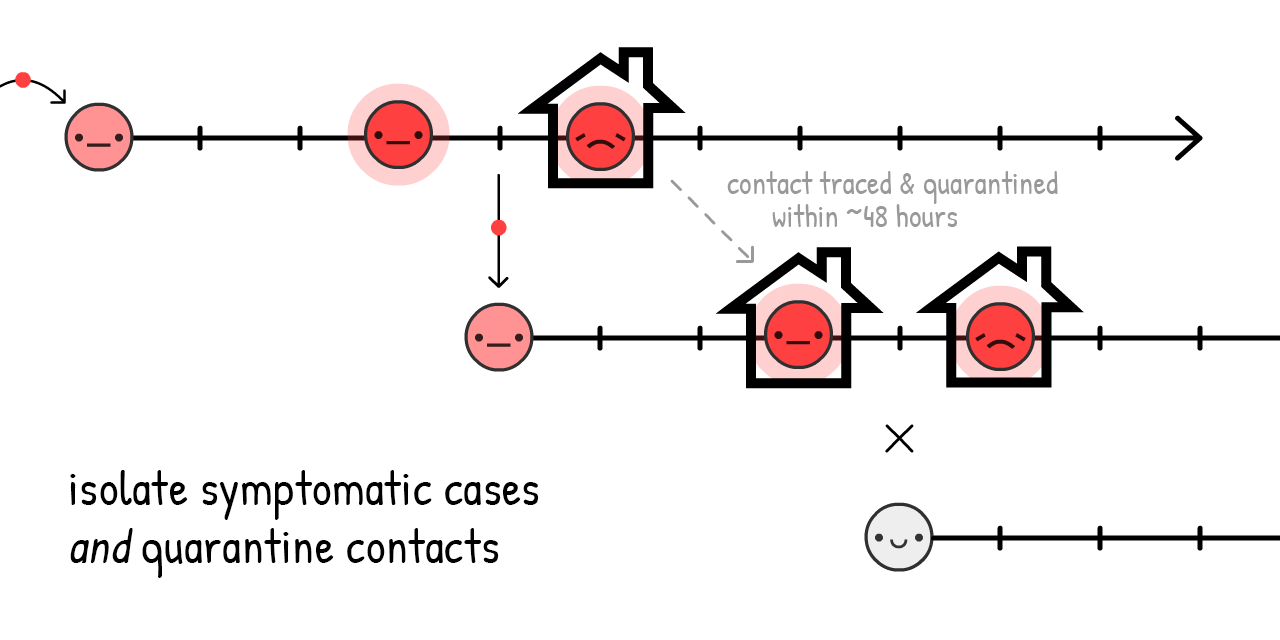
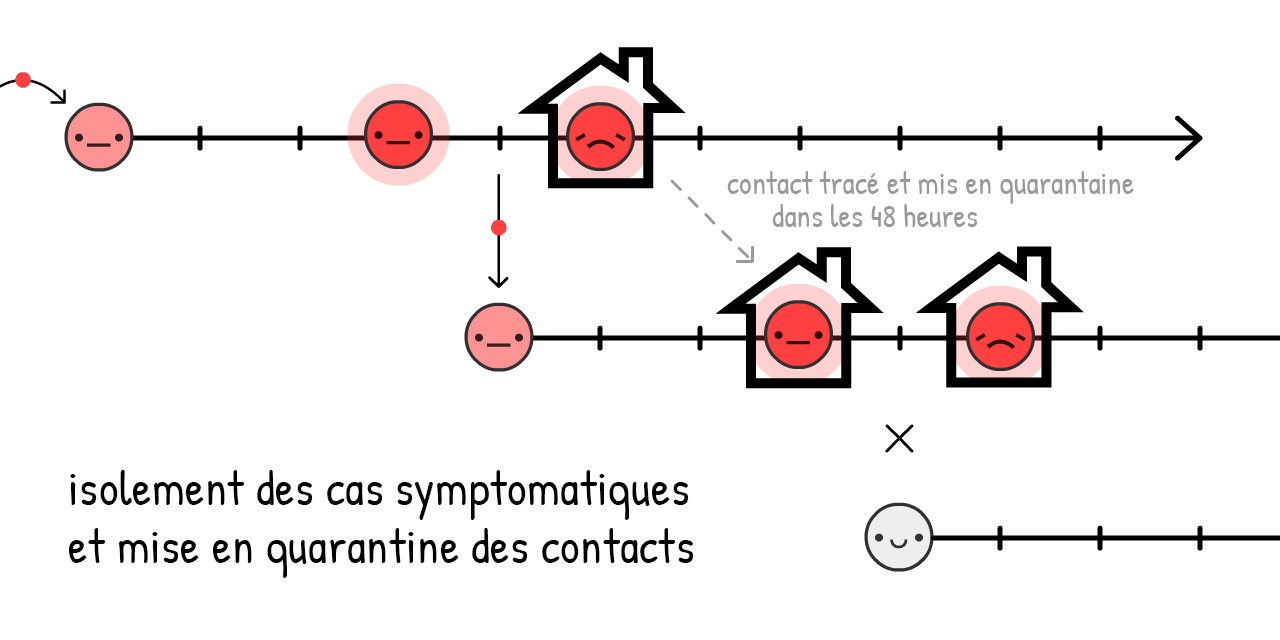
Comparing the layer stacks of the two 1280×640 images. Changes:
renamed "contact traced & quarantined copie" to "contact tracé et mis en quarantaine", painted on it over [left=870, top=171, right=1134, bottom=204]
renamed "within ~48 hours" to "dans les 48 heures", painted on it over [left=772, top=204, right=977, bottom=227]
renamed "isolate symptomatic cases and quarantine contacts" to "isolement des cas symptomatiques et mise en quarantine des cont", moved it above "Calque 1", painted on it over [left=69, top=470, right=694, bottom=578]
